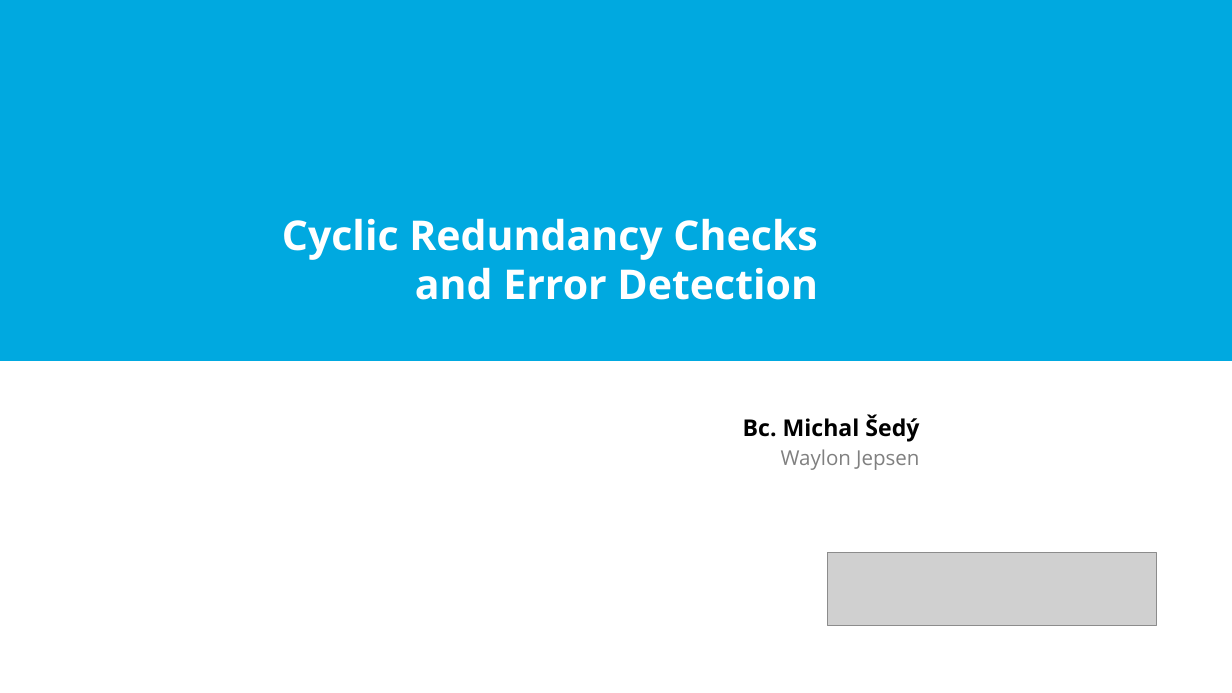
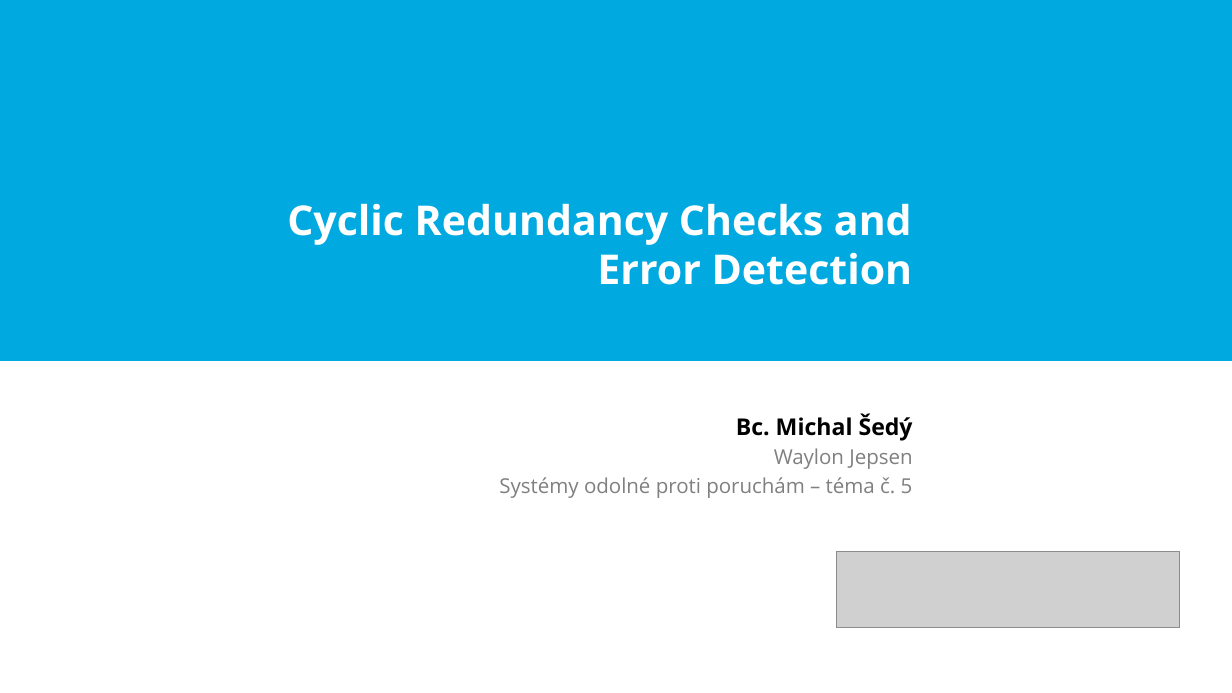
Before and after one commit to koniksedy/VUT-FIT, a slide deck: slide 1 of SPP-prezentace.pptx. Drawn at 1232x693 pixels with LibreOffice and Linux fonts; fonts in the diff are those of the drawing; grey boxes stand for pictures. Boxes give left, top, right and bottom in pixels: in the first picture for what was removed or moved away, otherwise in the second. Text is boxed around its words. In the diff, an @@ line names an element or a change of style, - is before the commit and + after.

```diff
--- a/SPP-prezentace.pptx
+++ b/SPP-prezentace.pptx
@@ title "Cyclic Redundancy Checks and Error ..." rewrapped from box(282, 218, 818, 300) to box(287, 203, 913, 285) @@
@@ text "Bc. Michal Šedý": place and size @@
-text "Bc. Michal Šedý" at box(743, 415, 919, 470)
+text "Bc. Michal Šedý" at box(499, 414, 913, 498)
@@ text at box(499, 477, 913, 498): paragraph added @@
+Systémy odolné proti poruchám – téma č. 5
@@ picture: place and size @@
-picture at box(828, 553, 1156, 626)
+picture at box(836, 552, 1179, 628)
```
Also in this commit, not shown: 18 slides added, 1 slide removed, 1 other file.
